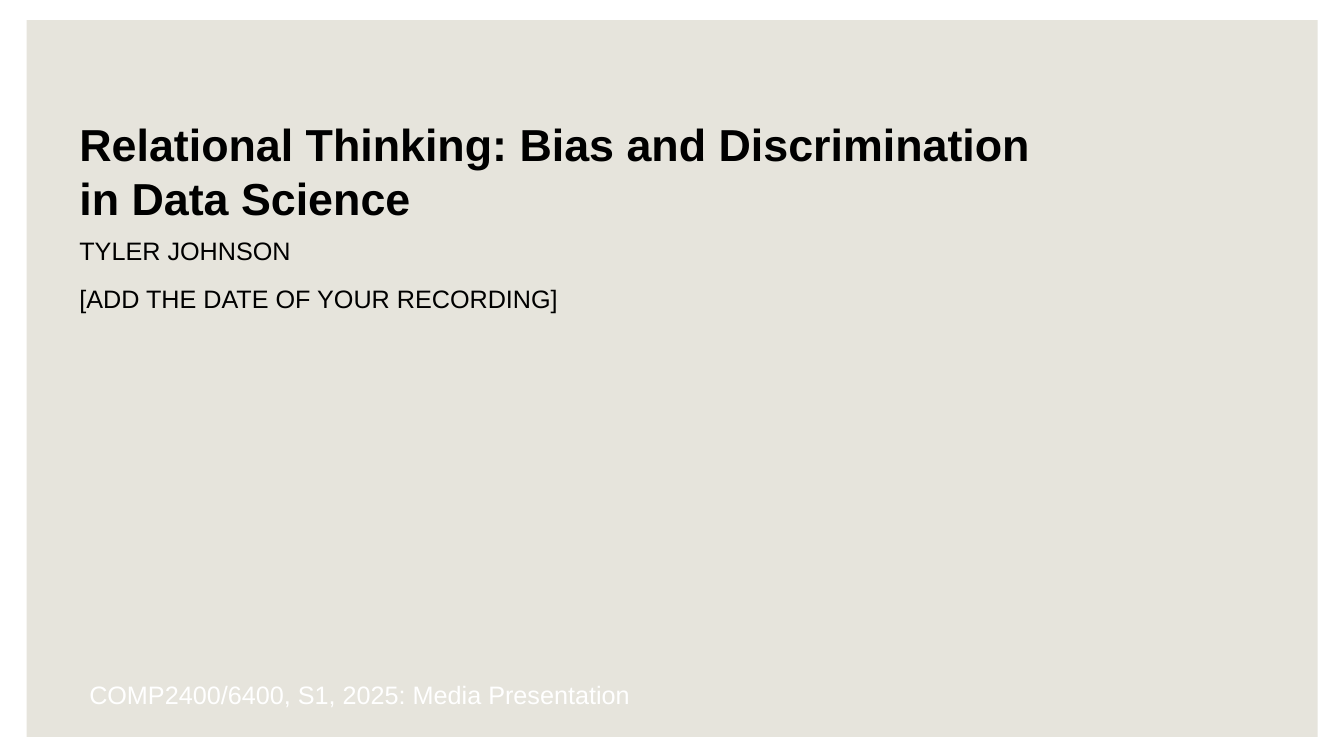
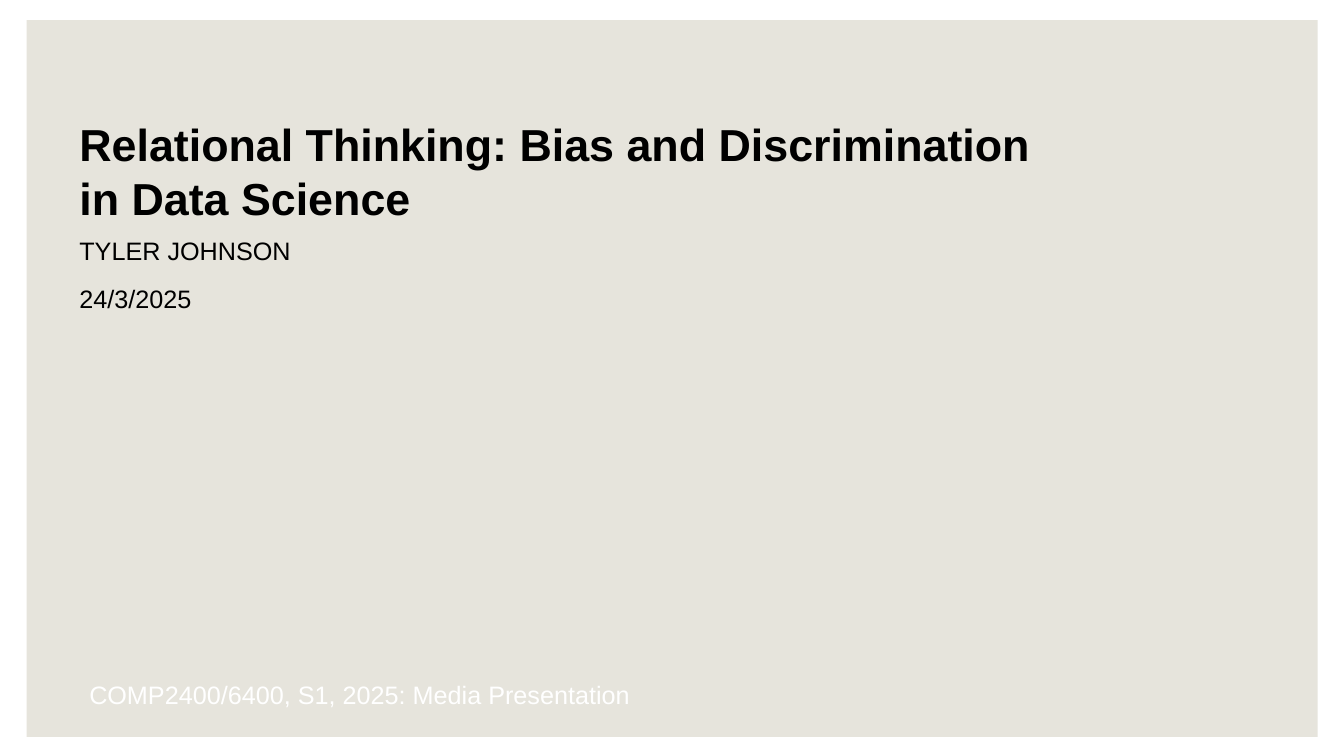
Before and after one commit to tyler-a-johnson/Obsidian-git-repo, a slide deck: slide 1 of UNI 2025/SEM 1/COMP2400/COMP2400Presentation.pptx. Drawn at 1344x756 pixels with LibreOffice and Linux fonts; fonts in the diff are those of the drawing; background and template pictures are left out. Boxes give left, top, right and bottom in pixels: in the first picture for what was removed or moved away, otherwise in the second. Text is boxed around its words. In the diff, an @@ line names an element or a change of style, - is before the commit and + after.

Commit message:
hhh

```diff
--- a/UNI 2025/SEM 1/COMP2400/COMP2400Presentation.pptx
+++ b/UNI 2025/SEM 1/COMP2400/COMP2400Presentation.pptx
@@ text at (x1=79, y1=289, x2=191, y2=309): text changed @@
-[ADD THE DATE OF YOUR RECORDING]
+24/3/2025
```
Also in this commit, not shown: 1 other slide changed.
